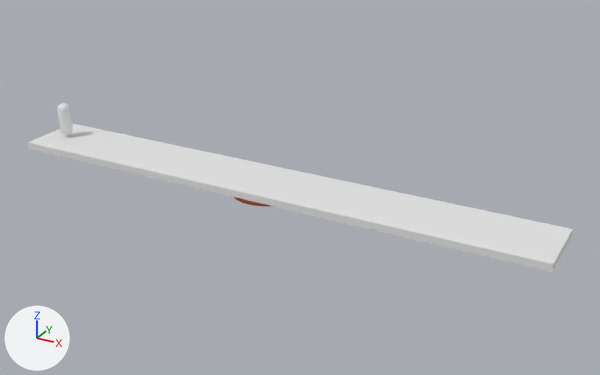
Two versions of the glTF model models/Environment.glb, one commit apart.
The view is the same before and after, from a 50 mm lens placed at (109.2, -180.1, 91.1), pointed at (8.8, 2.4, -0.1). Lighting does not change. The marker at lower left points along +X, +Y and +Z.

In view in the first picture: 'Character', 'Shelf'.
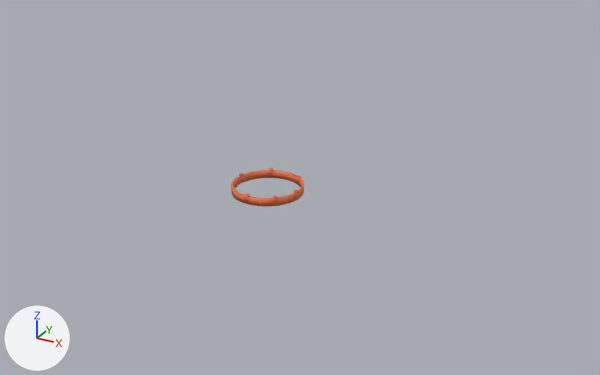
Where the change shows, as pixel boxes (x1, y1, x2, y2) in the pictures (600 x 375 px):
'Shelf', deleted
    before: (27, 124, 573, 272)
'Character', deleted
    before: (57, 103, 73, 134)
'Environment', unchanged, uncovered by the edit
    before: (234, 197, 270, 206)
    after: (231, 168, 304, 206)

The edits, one by one:
Object 'Shelf' (ob_shelf) is deleted.
Object 'Character' (ob_character) is deleted.
